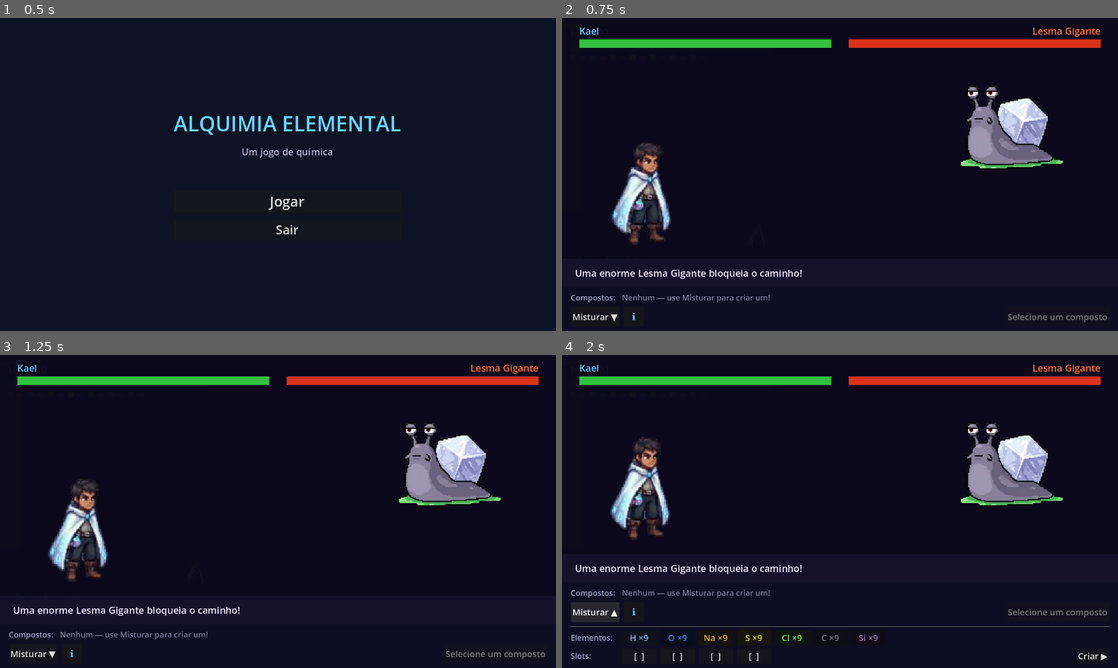
Above: before the commit, frames 1-4 (two rows, left to right).
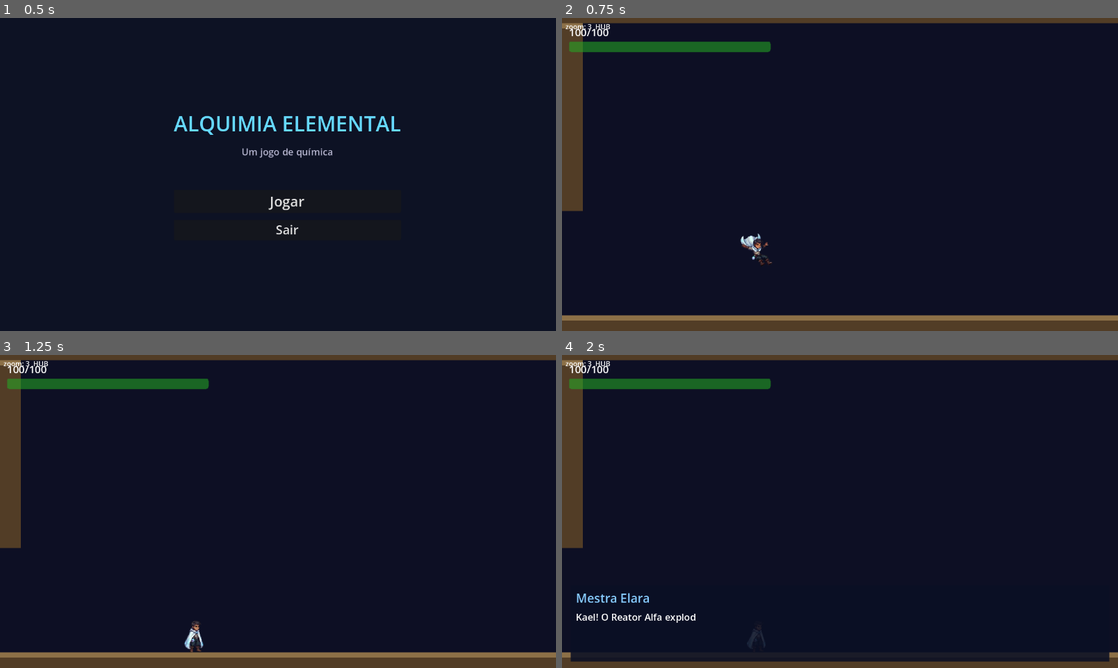
Above: after the commit, the same moments.

Repository: Mateushartelt/Alquimia-Elemental---Pac
Game: Godot game, scene res://scenes/menus/main_menu.tscn
The game is run twice, just before and just after one commit, with the same random seed, the same clock (stepped at 60 frames per second) and the same inputs.
Inputs (mouse positions are in pixels of both pictures, inside the frame that each line leads up to):
- Up to frame 1 (0.5 s): no input
- Up to frame 2 (0.75 s): click "Jogar" at 0.5 s
- Up to frame 3 (1.25 s): no input
- Up to frame 4 (2 s): click (595, 652) at 1.25 s, where only the run before the commit has a clickable "Misturar ▼"

Frame 1 is identical in both runs. In frame 2, 18% of the frame differs, in the area x 0-100%, y 0-100%; in frame 3, 18%; in frame 4, 17%.

Commit message:
remove teste: nao abre boss direto no _ready
Co-Authored-By: Claude Sonnet 4.6 <noreply@anthropic.com>

Diff:
--- a/scenes/levels/level_01.gd
+++ b/scenes/levels/level_01.gd
@@ -108,10 +108,6 @@
 	_dialog.dialog_queue_finished.connect(_on_any_dialog_closed)
 	for enemy in get_tree().get_nodes_in_group("enemies"):
 		enemy.connect("died", _on_enemy_died)
-	# TESTE — remover depois
-	for _el: String in ["H", "O", "Na", "S", "Cl", "C", "Si"]:
-		GameState.collect_element(_el, 100)
-	_boss_battle.show_battle("snail")
 
 var _debug_zoom : Label
 
